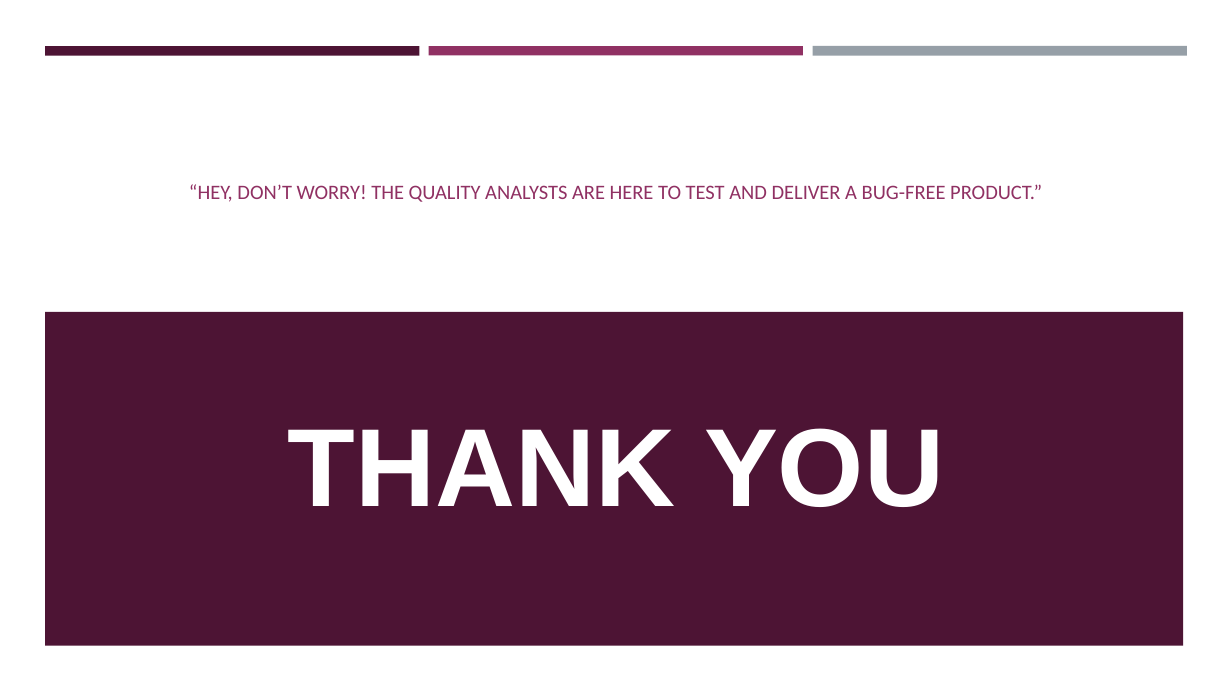
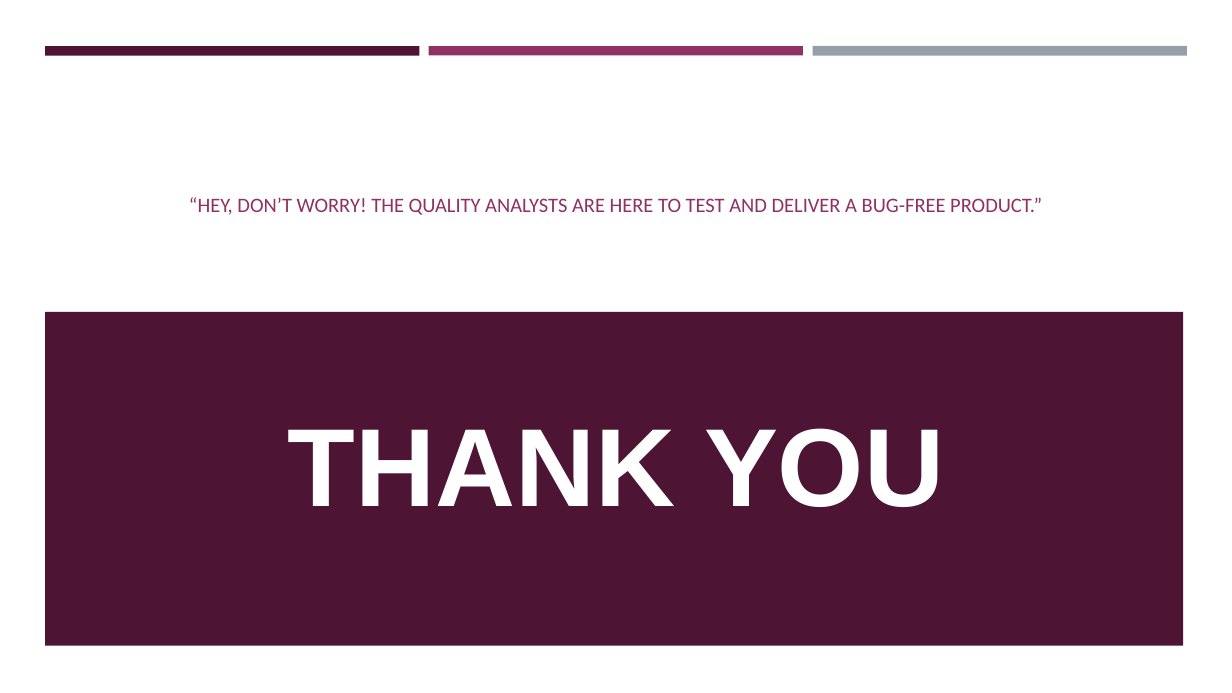
Before and after one commit to suyogwaghere/AxisBank_Case_Studies, a slide deck: slide 11 of PPT/Group 5 AXIS QA Capstone Project.pptx. Drawn at 1232x693 pixels with LibreOffice and Linux fonts; fonts in the diff are those of the drawing. Boxes give left, top, right and bottom in pixels: in the first picture for what was removed or moved away, otherwise in the second. Text is boxed around its words. In the diff, an @@ line names an element or a change of style, - is before the commit and + after.

Commit message:
PPT is updated with TestNG latest report

```diff
--- a/PPT/Group 5 AXIS QA Capstone Project.pptx
+++ b/PPT/Group 5 AXIS QA Capstone Project.pptx
@@ subtitle "“HEY, DON’T WORRY! THE QUALITY ..." at (x1=189, y1=197, x2=1042, y2=215): vertical alignment top to middle @@
```
Also in this commit, not shown: 4 other slides changed.
